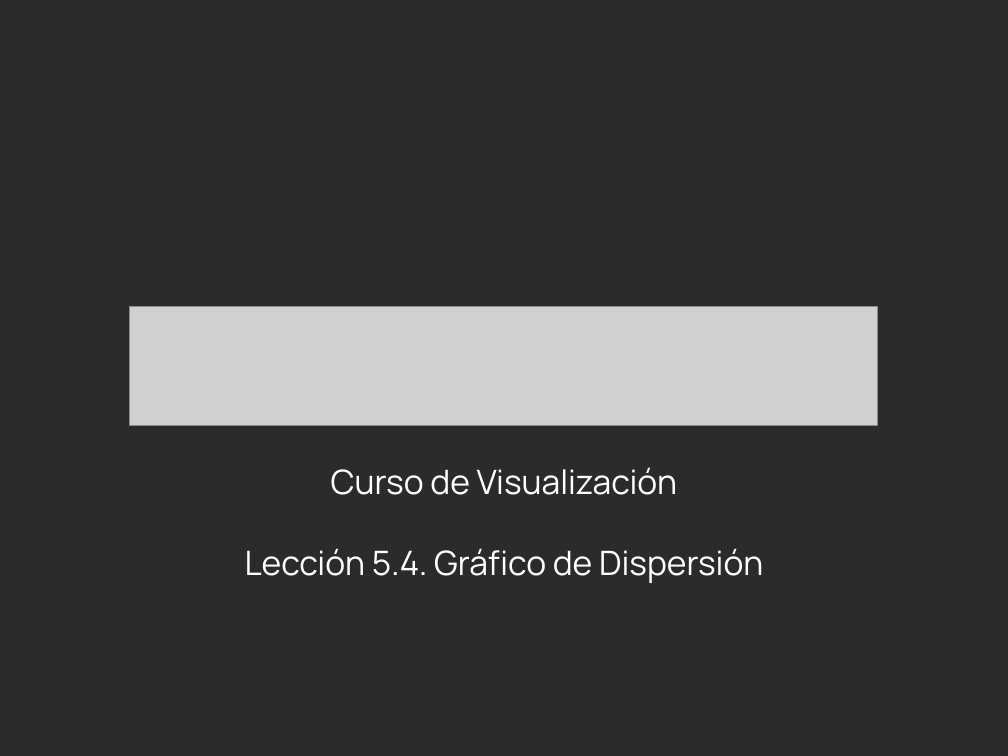
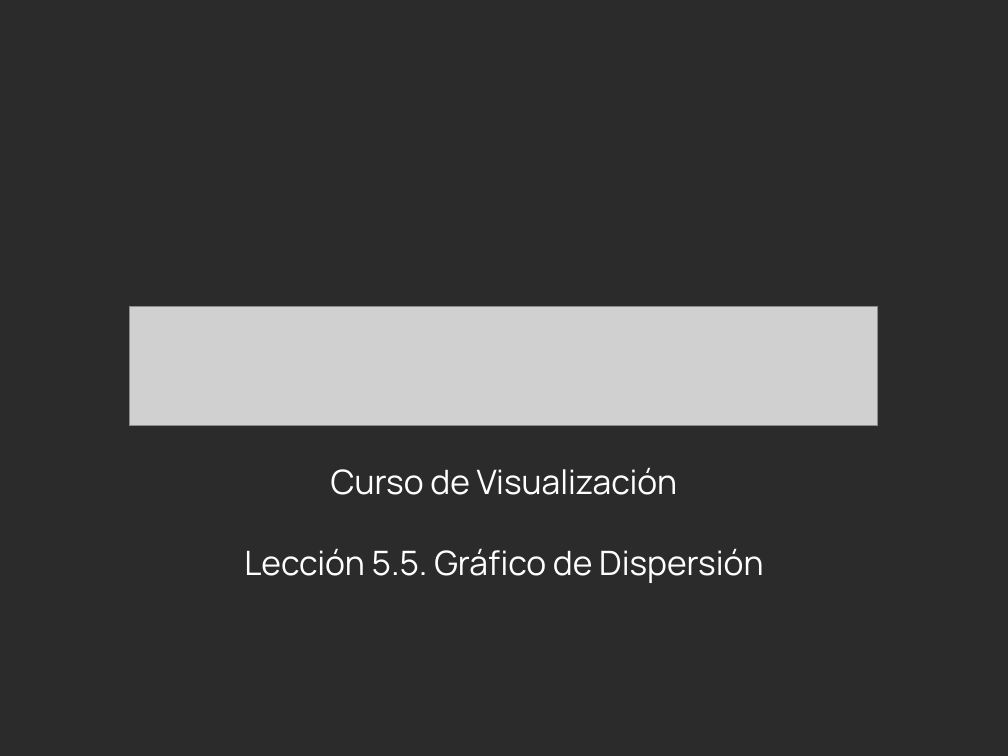
Before and after one commit to Laboratoria/curriculum, a slide deck: slide 1 of 18-data-visualization/Contenido Semana 2/5.5. Presentación - Gráfico de Dispersión.pptx. Drawn at 1008x756 pixels with LibreOffice and Linux fonts; fonts in the diff are those of the drawing; grey boxes stand for pictures; background and template pictures are left out; a plain dark background stands for a picture behind light text. Boxes give left, top, right and bottom in pixels: in the first picture for what was removed or moved away, otherwise in the second. Text is boxed around its words. In the diff, an @@ line names an element or a change of style, - is before the commit and + after.

```diff
--- a/18-data-visualization/Contenido Semana 2/5.5. Presentación - Gráfico de Dispersión.pptx
+++ b/18-data-visualization/Contenido Semana 2/5.5. Presentación - Gráfico de Dispersión.pptx
@@ subtitle at (244, 548, 763, 583): text changed @@
-Lección 5.4. Gráfico de Dispersión
+Lección 5.5. Gráfico de Dispersión
```
Also in this commit, not shown: 4 other slides changed, 10 other files.
